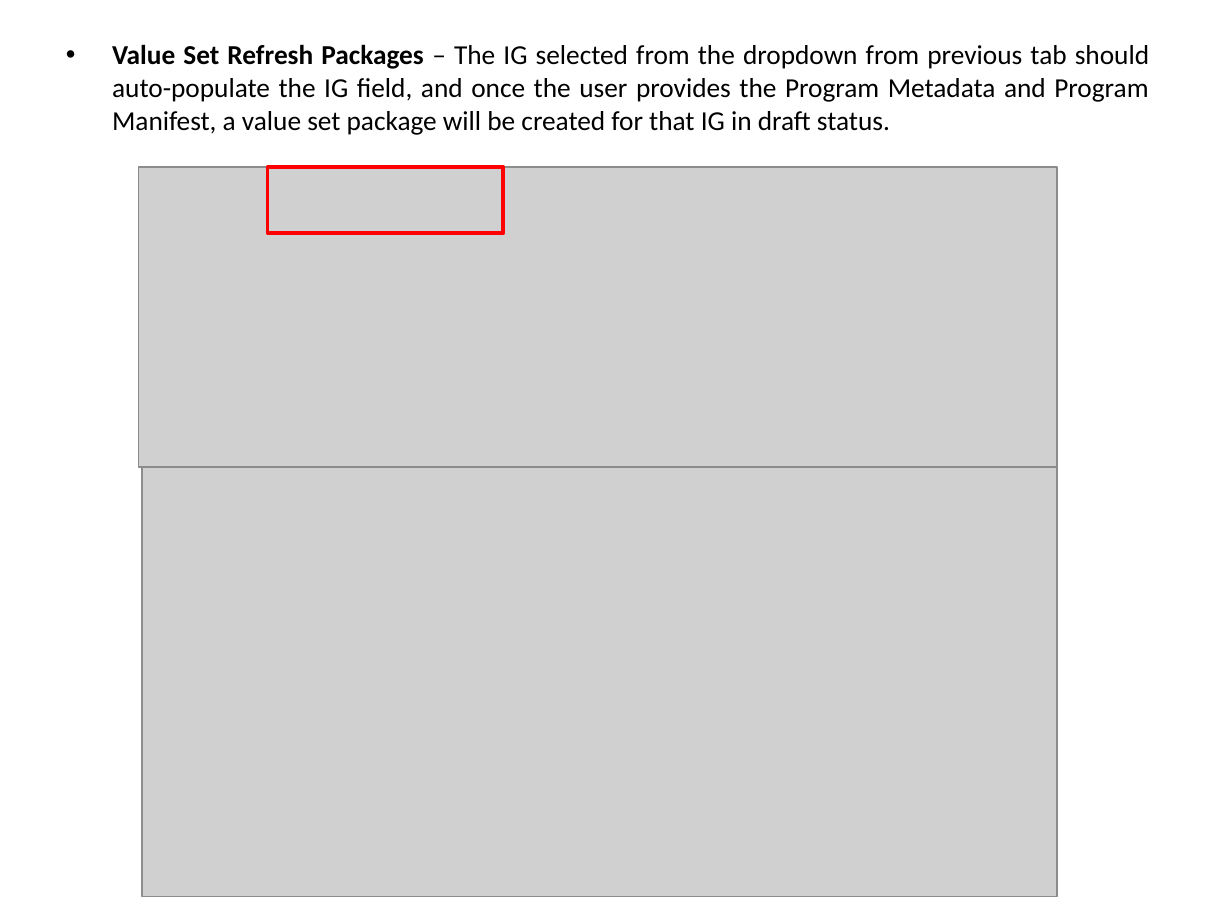
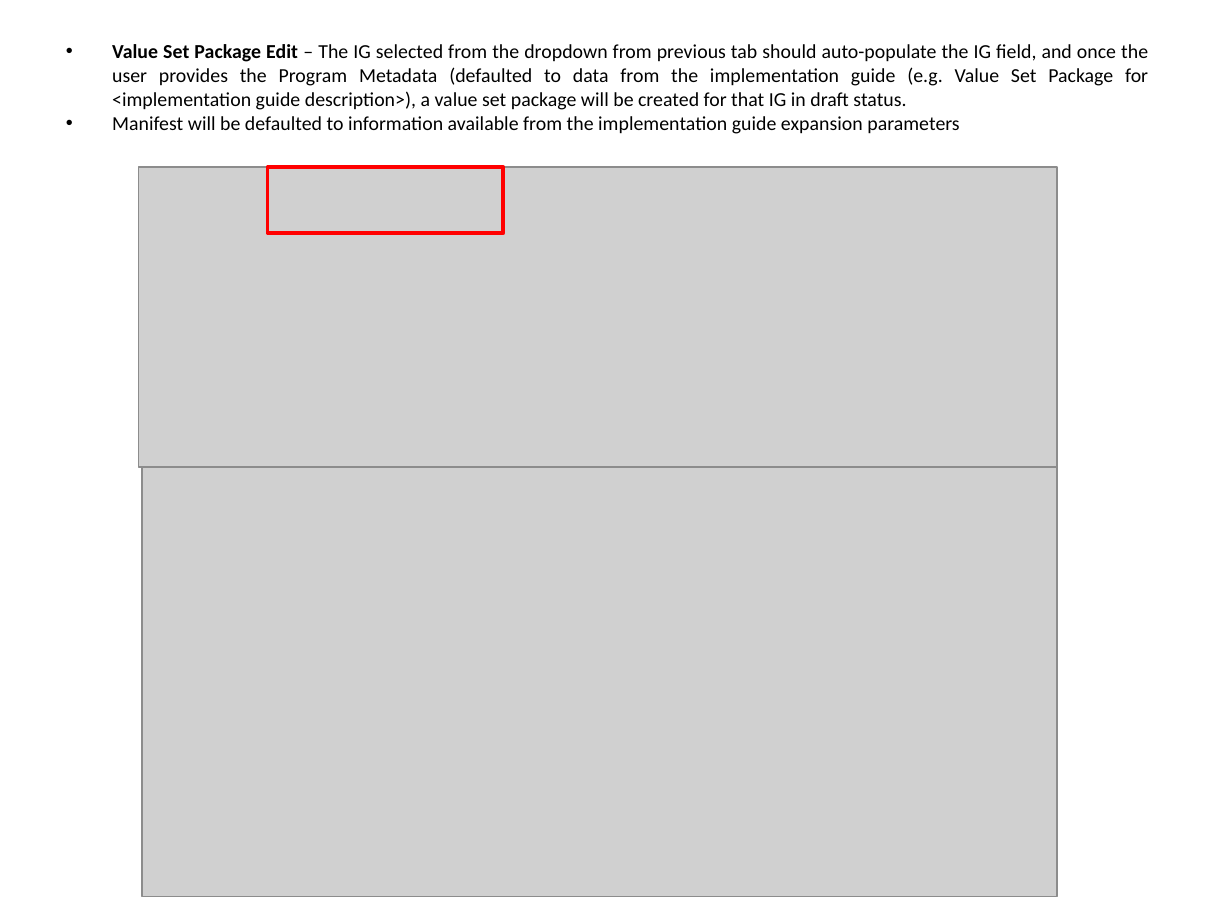
Before and after one commit to DBCG/aphl-vsm, a slide deck: slide 3 of vsp/docs/VSM_UI Proposal.pptx. Drawn at 1232x924 pixels with LibreOffice and Linux fonts; fonts in the diff are those of the drawing; grey boxes stand for pictures. Boxes give left, top, right and bottom in pixels: in the first picture for what was removed or moved away, otherwise in the second. Text is boxed around its words. In the diff, an @@ line names an element or a change of style, - is before the commit and + after.

```diff
--- a/vsp/docs/VSM_UI Proposal.pptx
+++ b/vsp/docs/VSM_UI Proposal.pptx
@@ text at (112, 44, 1148, 134): text changed; size 16 to 11.6 pt @@
-• Value Set Refresh Packages – The IG selected from the dropdown from previous tab should auto-populate the IG field, and once the user provides the Program Metadata and Program Manifest, a value set package will be created for that IG in draft status.
+• Value Set Package Edit – The IG selected from the dropdown from previous tab should auto-populate the IG field, and once the user provides the Program Metadata (defaulted to data from the implementation guide (e.g. Value Set Package for <implementation guide description>), a value set package will be created for that IG in draft status.
+• Manifest will be defaulted to information available from the implementation guide expansion parameters
```
Also in this commit, not shown: 2 other slides changed.
